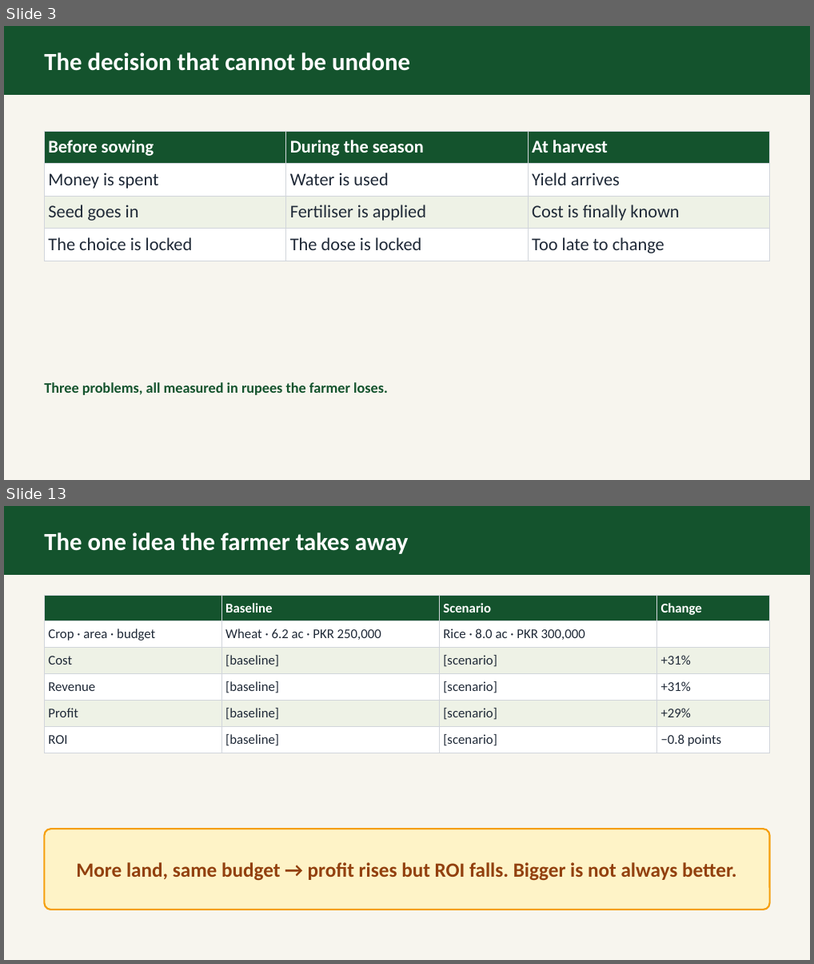
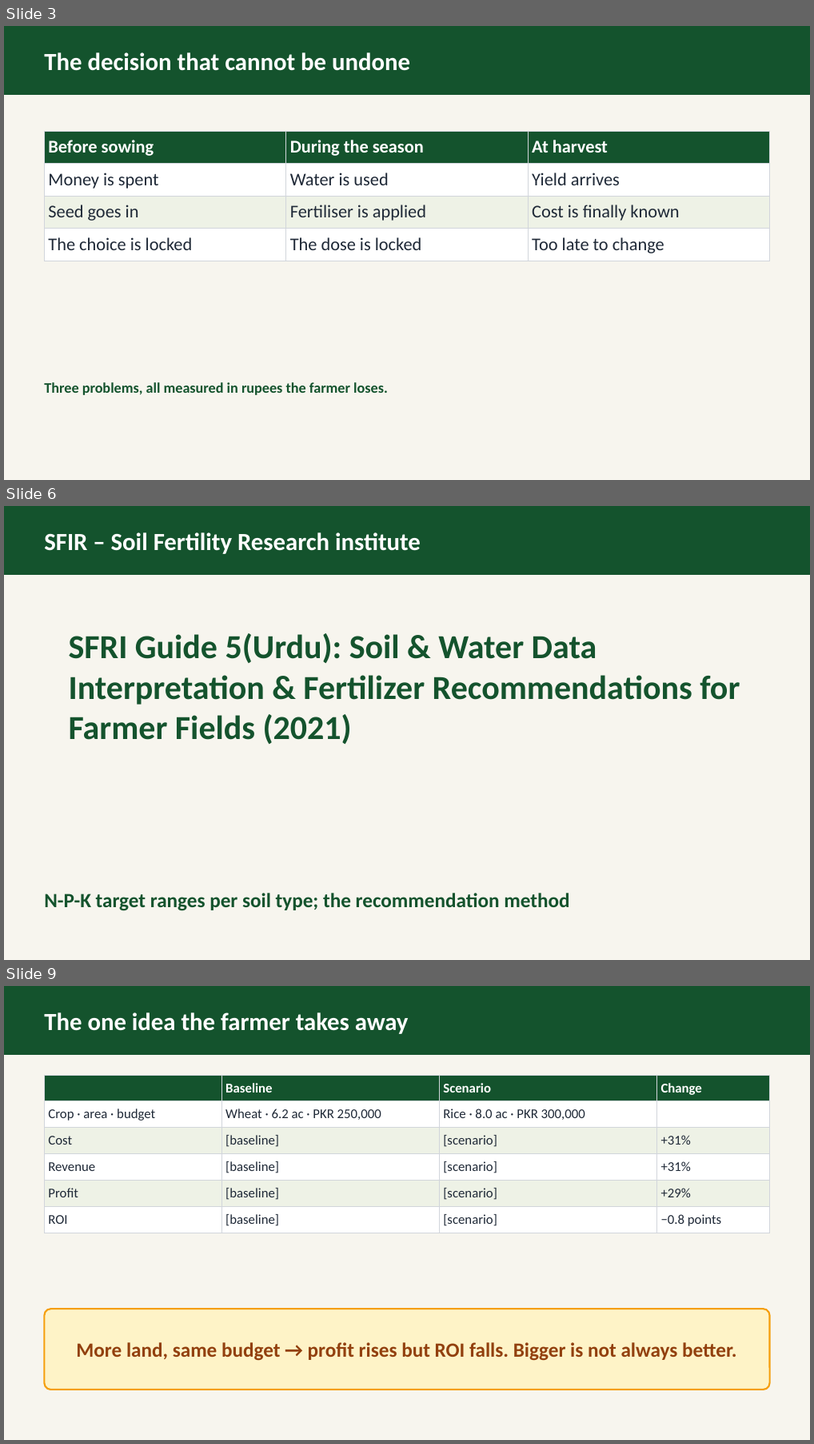
Before and after one commit to abdullahmunir139/my-fyp, a slide deck: deliverables/proposal/ppt/group_2_AgriPulse_Soil-Test_Driven_Farm_Planner.odp. Shown one above the other, each under a label of ours: slides 3 and 13 before the commit, slides 3, 6 and 9 after it; the slides between them are not shown. The pictures are 814x964 and 814x1444 pixels, drawn with LibreOffice and Linux fonts; fonts in the diff are those of the drawing. Boxes give left, top, right and bottom in pixels: in the first picture for what was removed or moved away, otherwise in the second. Text is boxed around its words. In the diff, an @@ line names an element or a change of style, - is before the commit and + after.

Commit message:
Add new AgriPulse Soil-Test Driven Farm Planner documents in PDF and ODP formats; update existing files

```diff
--- a/deliverables/proposal/ppt/group_2_AgriPulse_Soil-Test_Driven_Farm_Planner.odp
+++ b/deliverables/proposal/ppt/group_2_AgriPulse_Soil-Test_Driven_Farm_Planner.odp
@@ slide 6 added at (4, 506, 810, 960), background #F7F5EE @@
@@ rectangle added at (4, 506, 810, 575), fill #14532D, outline #14532D 0.99 pt @@
@@ text added at (44, 532, 421, 554), 22 pt, text #FFFFFF, bold @@
+SFIR – Soil Fertility Research institute
@@ text added at (69, 633, 740, 744), 30 pt, text #14532D, bold @@
+SFRI Guide 5(Urdu): Soil & Water Data Interpretation & Fertilizer Recommendations for Farmer Fields (2021)
@@ text added at (44, 892, 570, 911), 18 pt, text #14532D, bold @@
+N-P-K target ranges per soil type; the recommendation method
@@ what was slide 13 is now slide 9 @@
```
Also in this commit, not shown: 7 slides changed, 1 other slide added, 7 slides removed, 4 other files.
